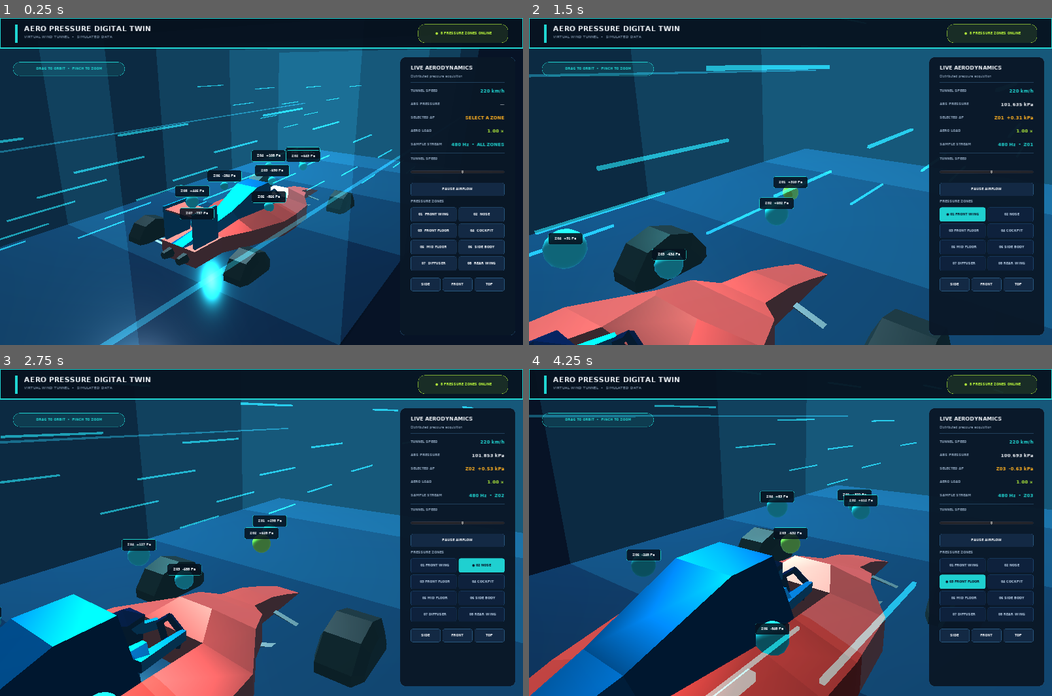
Above: before the commit, frames 1-4 (two rows, left to right).
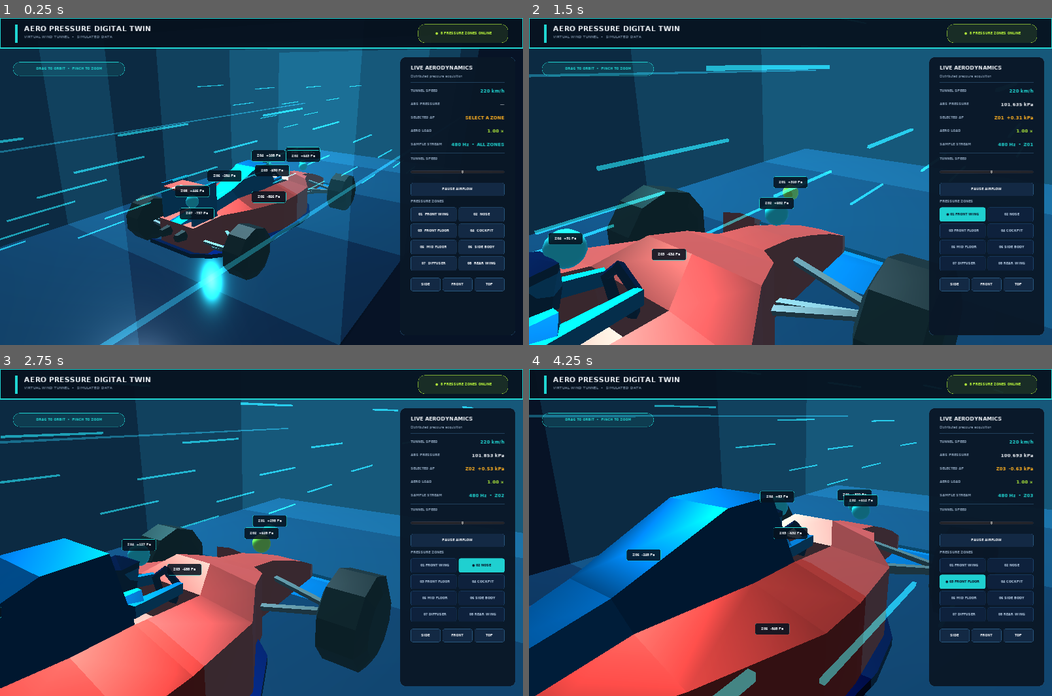
Above: after the commit, the same moments.

Repository: active-esl/godot-demos
Game: Godot game, scene res://Main.tscn
Two runs of this game, one before a commit and one after it. Both use one fixed random seed, a clock stepped at 60 frames per second and the inputs below.
Inputs:
- Up to frame 1 (0.25 s): no input
- Up to frame 2 (1.5 s): click "01 FRONT WING" at 0.5 s; click "● 01 FRONT WING" at 1.25 s
- Up to frame 3 (2.75 s): click "02 NOSE" at 2 s
- Up to frame 4 (4.25 s): click "01 FRONT WING" at 2.75 s; click "03 FRONT FLOOR" at 3.5 s

The runs differ from the first frame. In frame 1, 6.8% of the frame differs, in the area x 24-68%, y 43-83%; in frame 2, 23%; in frame 3, 25%; in frame 4, 33%, in the area x 0-77%, y 36-100%.

Commit message:
fix: set aero model tyre contact height

Diff:
--- a/demos/aero-pressure-digital-twin/Main.gd
+++ b/demos/aero-pressure-digital-twin/Main.gd
@@ -114,7 +114,10 @@
 	var model = packed_car.instance()
 	model.name = "CC0RacingCar"
 	model.scale = Vector3(1.65, 1.65, 1.65)
-	model.translation = Vector3(0, -0.48, 0)
+	# The scaled GLB extends about 0.61 units below its origin. The tunnel
+	# floor is at -0.55, so +0.06 places the tyre bottoms on the floor rather
+	# than burying the wheels up to their axles.
+	model.translation = Vector3(0, 0.06, 0)
 	car.add_child(model)
 	simplify_model_materials(model)
 
--- a/demos/aero-pressure-digital-twin/scripts/ui_smoke.gd
+++ b/demos/aero-pressure-digital-twin/scripts/ui_smoke.gd
@@ -7,6 +7,8 @@
 	yield(self, "idle_frame")
 
 	assert(scene.sensor_buttons.size() == 8)
+	var model = scene.car.get_node("CC0RacingCar")
+	assert(abs(model.translation.y - 0.06) < 0.001)
 	scene.sensor_buttons[3].emit_signal("button_down")
 	assert(scene.selected_sensor == 3)
 	assert(scene.distance == scene.focus_from_distance)
@@ -21,5 +23,5 @@
 	assert(not scene.flow_enabled)
 	assert(scene.airflow_button.text == "RESUME AIRFLOW")
 
-	print("AERO_UI_SMOKE_OK controls=12 authored_material_colours=true")
+	print("AERO_UI_SMOKE_OK controls=12 authored_material_colours=true ride_height=true")
 	quit()
